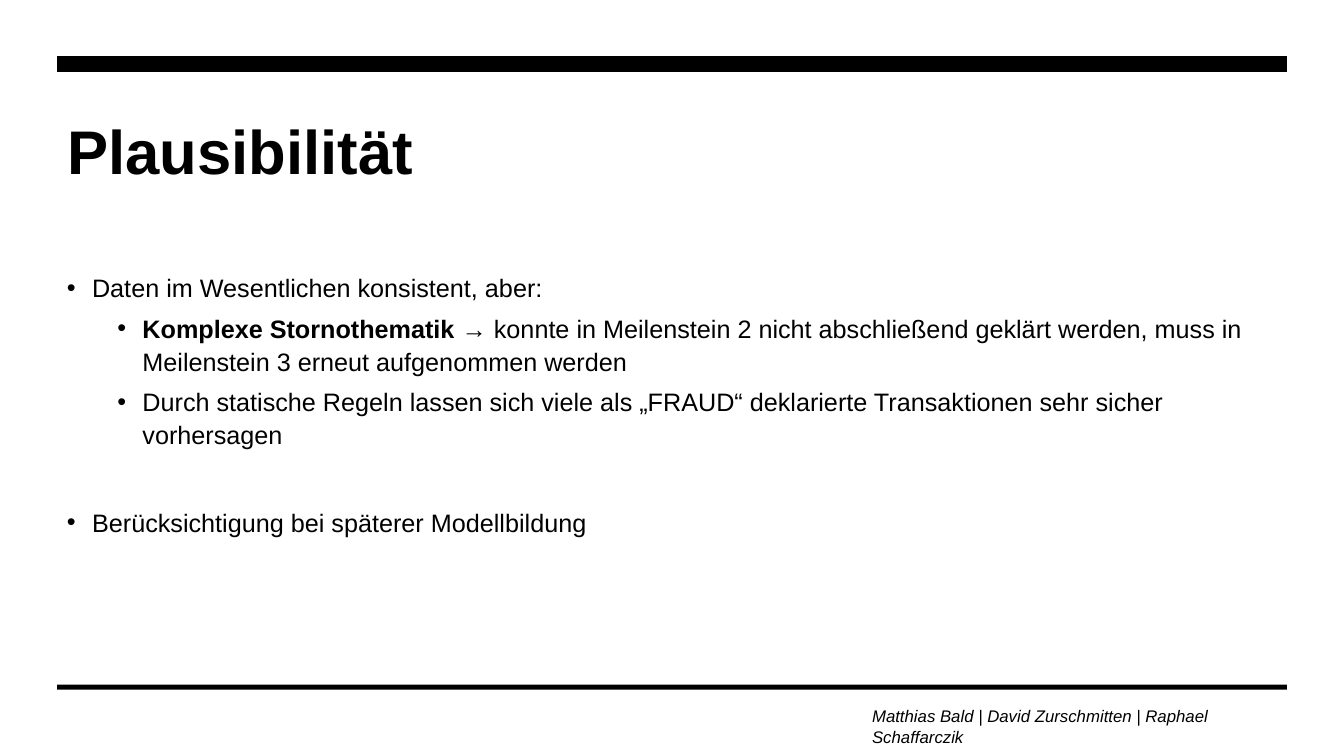
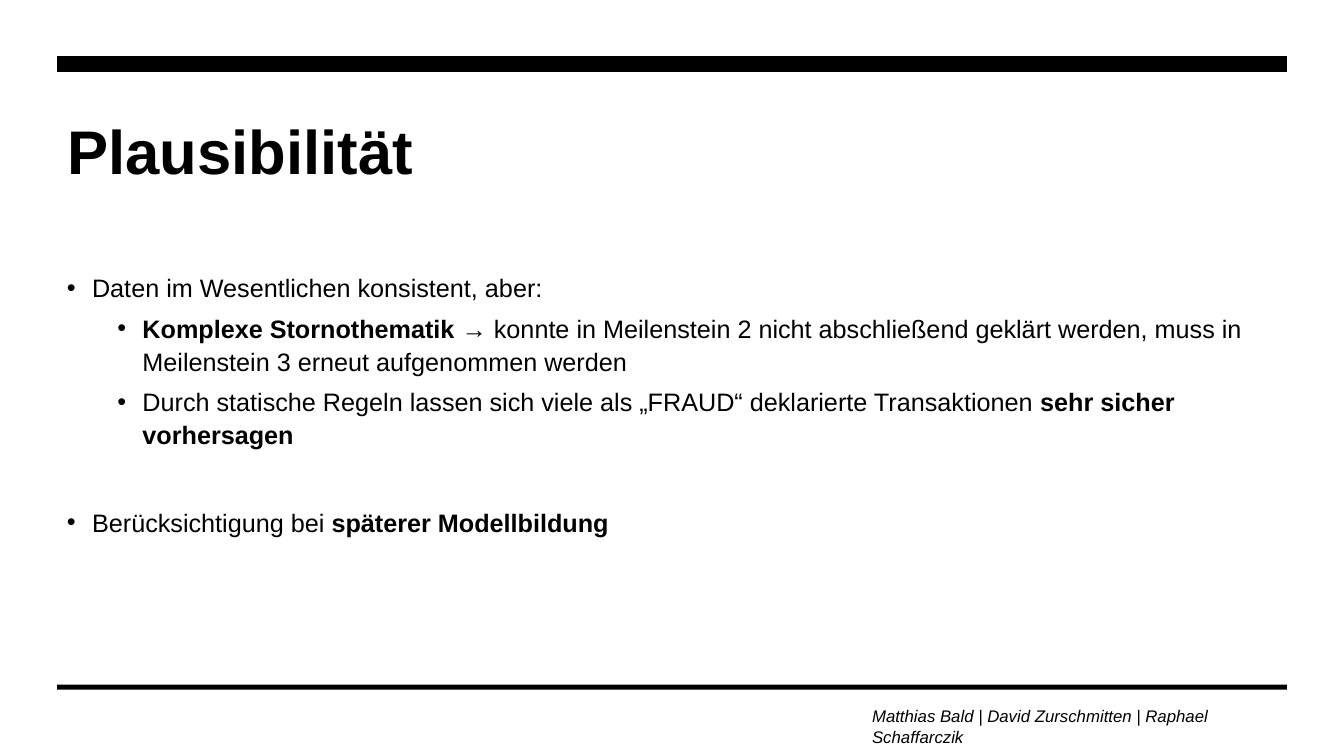
Before and after one commit to zurdavid/projektpraktikum-datascience, a slide deck: slide 8 of präsentationen/Meilenstein2_Praesentation_Raphael.pptx. Drawn at 1344x756 pixels with LibreOffice and Linux fonts; fonts in the diff are those of the drawing; background and template pictures are left out. Boxes give left, top, right and bottom in pixels: in the first picture for what was removed or moved away, otherwise in the second. Text is boxed around its words. In the diff, an @@ line names an element or a change of style, - is before the commit and + after.

```diff
--- a/präsentationen/Meilenstein2_Praesentation_Raphael.pptx
+++ b/präsentationen/Meilenstein2_Praesentation_Raphael.pptx
@@ text at <box>92,392,1174,537</box>: bold on in "sehr sicher vorhersagen", "späterer Modellbildung" @@
```
Also in this commit, not shown: 3 other slides changed, 27 slides added, 15 slides removed, 1 other file.
